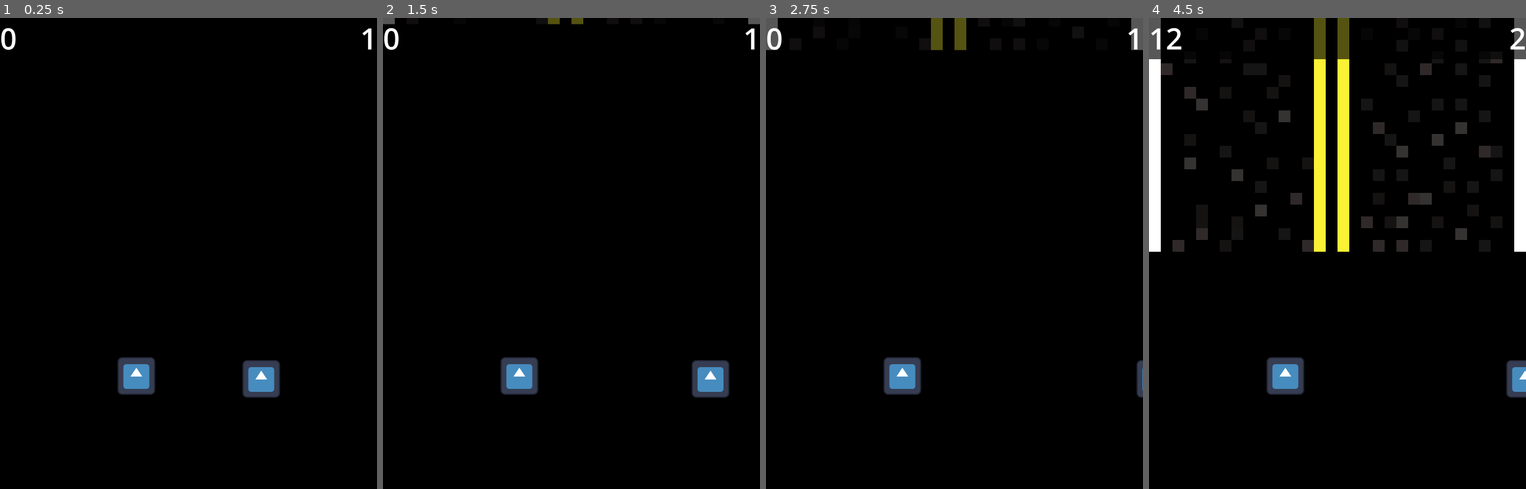
Above: before the commit, frames 1-4 (left to right).
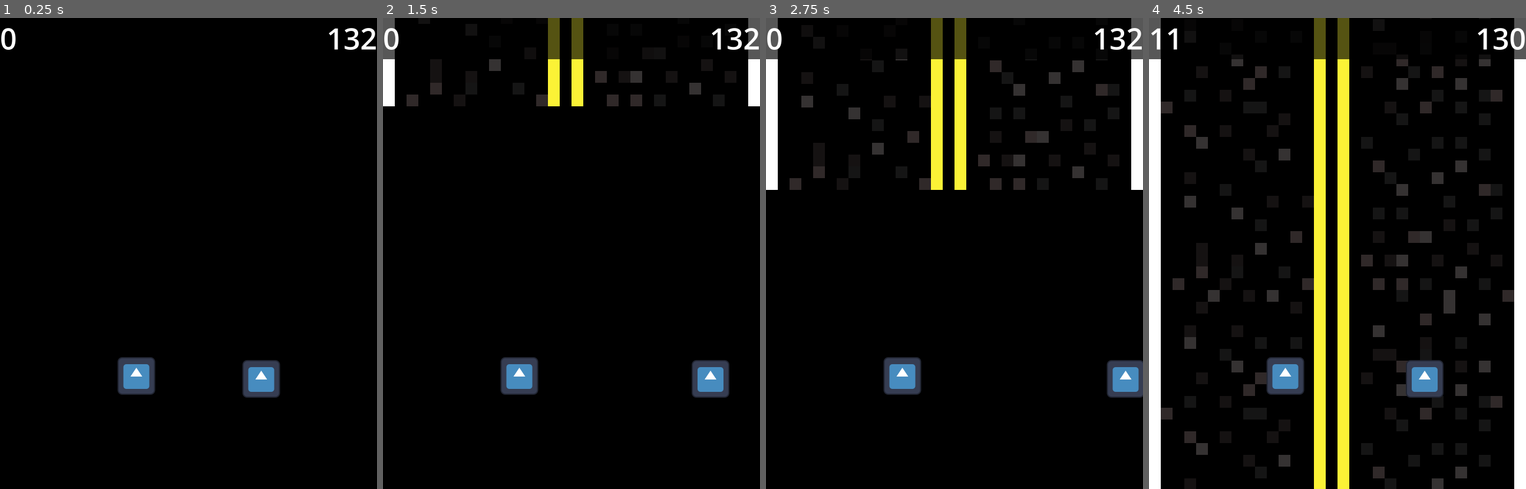
Above: after the commit, the same moments.

Repository: MathiasBenoni/urban-engine
Game: Godot game, scene res://scenes/main.tscn
The game is run twice, just before and just after one commit, with the same random seed, the same clock (stepped at 60 frames per second) and the same inputs. The engine's default icon, where the game draws it, is replaced by a stand-in: a white triangle on a blue panel in a dark square.
Inputs:
- Up to frame 1 (0.25 s): no input
- Up to frame 2 (1.5 s): tap Enter at 0.5 s; hold D (right) 0.53-1.28 s; hold Space (brake) from 1.28 s (still down)
- Up to frame 3 (2.75 s): release Space (brake) at 2.03 s; hold D (right) from 2.03 s (still down)
- Up to frame 4 (4.5 s): release D (right) at 3.53 s; hold A (left) from 3.53 s (still down)

The runs differ from the first frame. In frame 1, 0.2% of the frame differs, in the area x 87-100%, y 2-7%; in frame 2, 3.0%; in frame 3, 6.1%; in frame 4, 14%, in the area x 0-100%, y 2-100%.

Commit message:
Added goal counter

Diff:
--- a/scenes/main.tscn
+++ b/scenes/main.tscn
@@ -1,8 +1,11 @@
-[gd_scene load_steps=4 format=3 uid="uid://dt7tmqrk6vt"]
+[gd_scene load_steps=5 format=3 uid="uid://dt7tmqrk6vt"]
 
 [ext_resource type="Script" uid="uid://bfr0ac0m4h11" path="res://scripts/main.gd" id="1_jyhfs"]
 [ext_resource type="PackedScene" uid="uid://bs2hucd20aekb" path="res://scenes/car.tscn" id="2_sugp2"]
 [ext_resource type="PackedScene" uid="uid://cbcw40y62pg6x" path="res://scenes/player.tscn" id="3_jyhfs"]
+
+[sub_resource type="RectangleShape2D" id="RectangleShape2D_sugp2"]
+size = Vector2(132, 1710)
 
 [node name="main" type="Node2D"]
 script = ExtResource("1_jyhfs")
@@ -72,4 +75,14 @@
 
 [node name="roads" type="Node" parent="."]
 
+[node name="barriers" type="StaticBody2D" parent="."]
+
+[node name="CollisionShape2D" type="CollisionShape2D" parent="barriers"]
+position = Vector2(-702, 1610)
+shape = SubResource("RectangleShape2D_sugp2")
+
+[node name="CollisionShape2D2" type="CollisionShape2D" parent="barriers"]
+position = Vector2(709, 1627)
+shape = SubResource("RectangleShape2D_sugp2")
+
 [connection signal="timeout" from="trafficlight" to="." method="_on_trafficlight_timeout"]
--- a/scenes/road.tscn
+++ b/scenes/road.tscn
@@ -1,8 +1,11 @@
-[gd_scene load_steps=4 format=3 uid="uid://hlpvc5xnixpw"]
+[gd_scene load_steps=5 format=3 uid="uid://hlpvc5xnixpw"]
 
 [ext_resource type="Script" uid="uid://ddbjq0lhpyc40" path="res://scripts/road.gd" id="1_my2y2"]
 [ext_resource type="SpriteFrames" uid="uid://d25p64au0nvpl" path="res://scenes/road.tres" id="2_fy6l0"]
 [ext_resource type="PackedScene" uid="uid://bdv38fhdhvf50" path="res://scenes/trafficlight.tscn" id="3_fy6l0"]
+
+[sub_resource type="RectangleShape2D" id="RectangleShape2D_fy6l0"]
+size = Vector2(32.050003, 0.6000001)
 
 [node name="road" type="Node2D"]
 scale = Vector2(40, 40)
@@ -32,3 +35,9 @@
 [node name="trafficlight2" parent="trafficlights_2" instance=ExtResource("3_fy6l0")]
 position = Vector2(-13.1, -6.5)
 scale = Vector2(0.2, 0.2)
+
+[node name="StaticBody2D" type="StaticBody2D" parent="."]
+
+[node name="line" type="CollisionShape2D" parent="StaticBody2D"]
+scale = Vector2(0.99999976, 0.99999976)
+shape = SubResource("RectangleShape2D_fy6l0")
--- a/scripts/main.gd
+++ b/scripts/main.gd
@@ -1,6 +1,6 @@
 extends Node2D
 var brake = false
-var accel := 250.0
+var accel := 500.0
 var max_speed := 10000.0
 var brake_force := 1000.0
 @onready var screen_size = get_viewport().get_visible_rect().size
@@ -10,14 +10,14 @@
 var pattern_lenght = 200
 var safe = false
 var n := false
+var goal
 @onready var all_lights = get_tree().get_nodes_in_group("traffic_lights")
-
 @onready var meters = $viewport/HBoxContainer/meters
 @onready var total = $viewport/HBoxContainer2/total
 
 func generate_pattern(length) -> Array:
 	var temp_pattern = []
-	var min_zeros_between_ones = 10  # Variable for spacing requirement
+	var min_zeros_between_ones = 25  # Variable for spacing requirement
 	var zeros_since_last_one = min_zeros_between_ones  # Start ready to place a 1
 
 	for i in range(length):
@@ -81,6 +81,8 @@
 
 
 
+var distance_traveled = 1
+
 func update_meters():
 	var count = 0
 	var index = roads_made - 2 # Offset for moved camera
@@ -90,7 +92,6 @@
 		roads_made = 0
 		index = roads_made - 2
 
-
 	while index < pattern.size():
 
 		if pattern[index] == 1:
@@ -98,20 +99,25 @@
 		count += 1
 		index += 1
 	meters.text = str(count)
-	total.text = str(int(total.text) + 1)
+	distance_traveled += 1
+	total.text = str(goal - distance_traveled)
 
 	meters_until_stop = count
 
+	if distance_traveled == goal:
+		print("DONE")
+
 func _ready() -> void:
+	goal = randi_range(100, 200)
 	make_road()
 	update_meters()
-
 
 var has_passed = false
 var toggle = false
 var previous_meters = -1
 
 func _process(delta: float) -> void:
+
 
 	# Check for if you have stopped
 	if meters_until_stop != 0 and previous_meters == 0:
--- a/scripts/road.gd
+++ b/scripts/road.gd
@@ -4,9 +4,15 @@
 var random
 
 func _ready() -> void:
+	print($sprite.animation)
+	if $sprite.animation == "default":
+		$StaticBody2D/line.disabled = true
+	else:
+		$StaticBody2D/line.disabled = false
 	pass
 
 func _process(delta: float) -> void:
+
 	position.y += Globals.main_speed * delta
 
 	#if $sprite.animation == "intersection":
